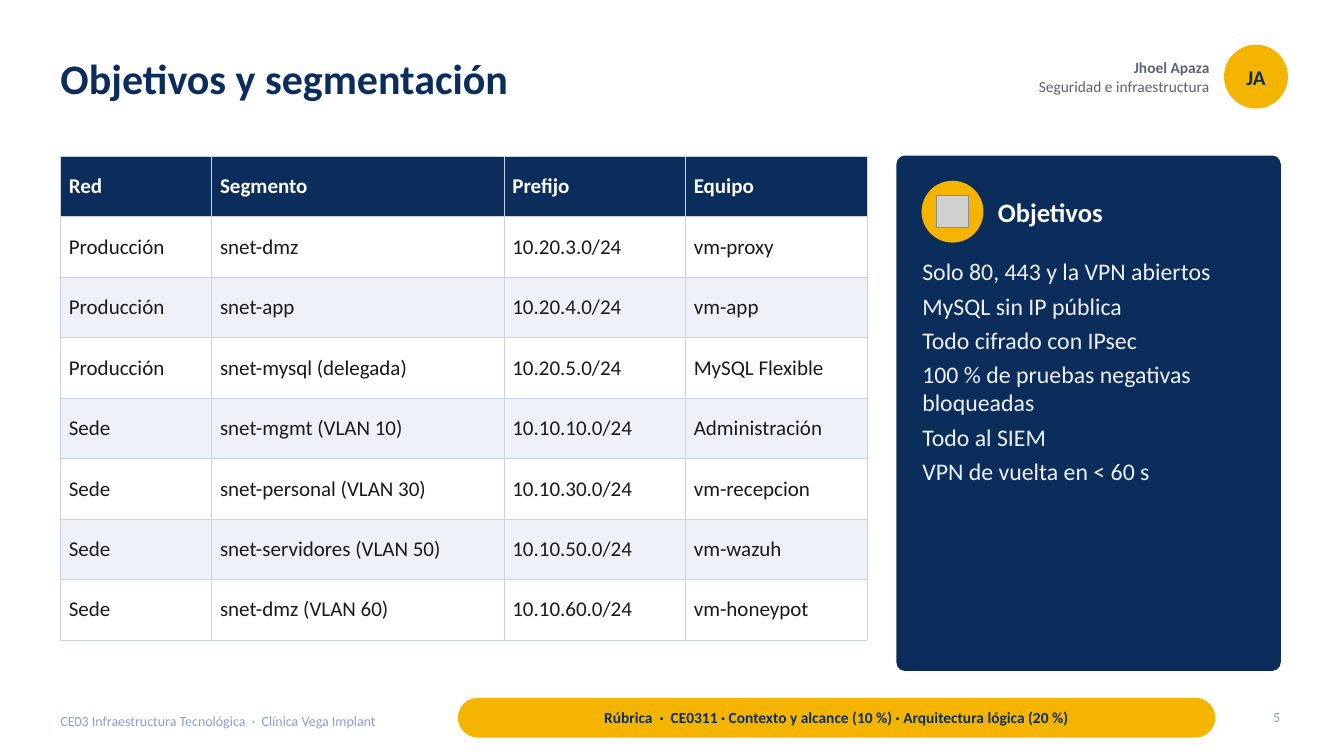
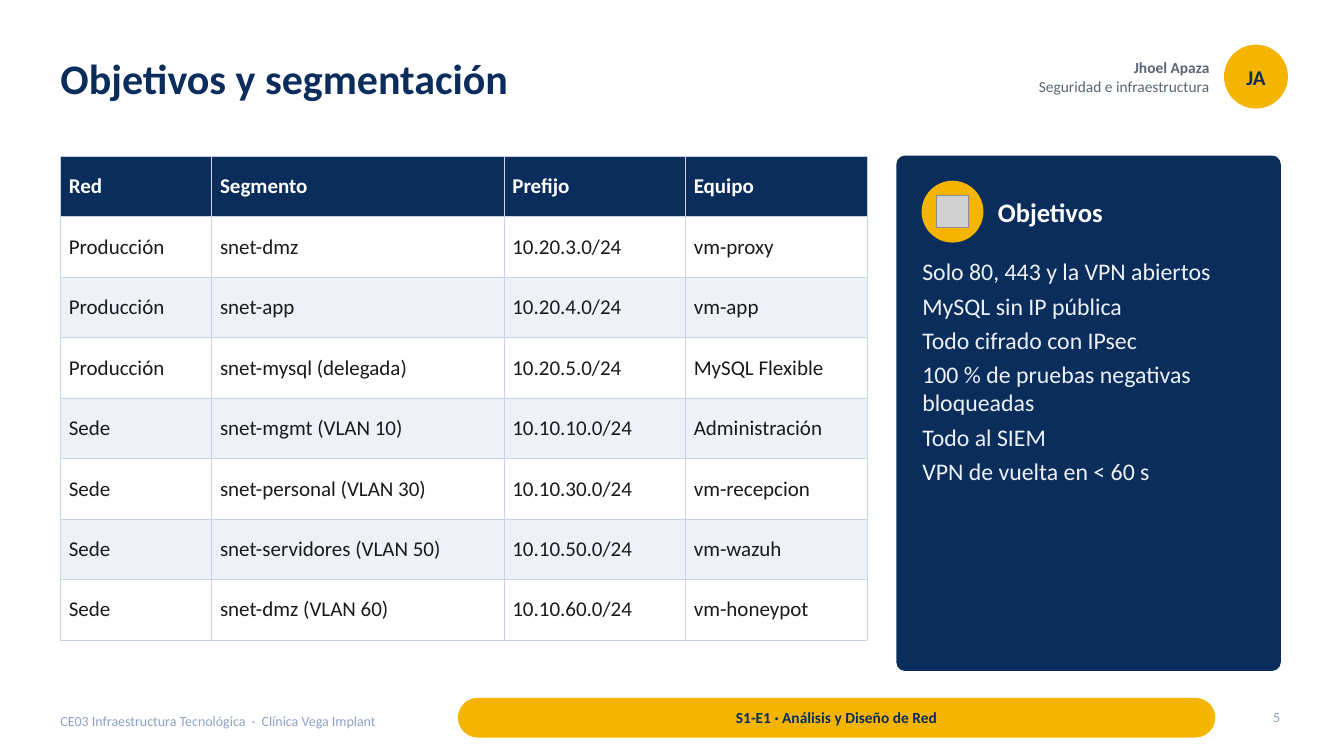
Before and after one commit to francalizaya266-sudo/venga-implantes, a slide deck: slide 5 of docs/entregables/CE03-infraestructura/presentaciones/CE03-Infraestructura-Tecnologica.pptx. Drawn at 1344x756 pixels with LibreOffice and Linux fonts; fonts in the diff are those of the drawing; grey boxes stand for pictures. Boxes give left, top, right and bottom in pixels: in the first picture for what was removed or moved away, otherwise in the second. Text is boxed around its words. In the diff, an @@ line names an element or a change of style, - is before the commit and + after.

```diff
--- a/docs/entregables/CE03-infraestructura/presentaciones/CE03-Infraestructura-Tecnologica.pptx
+++ b/docs/entregables/CE03-infraestructura/presentaciones/CE03-Infraestructura-Tecnologica.pptx
@@ text at bbox=[736, 712, 936, 726]: text changed @@
-Rúbrica · CE0311 · Contexto y alcance (10 %) · Arquitectura lógica (20 %)
+S1-E1 · Análisis y Diseño de Red
```
Also in this commit, not shown: 22 other slides changed, 3 other files.
